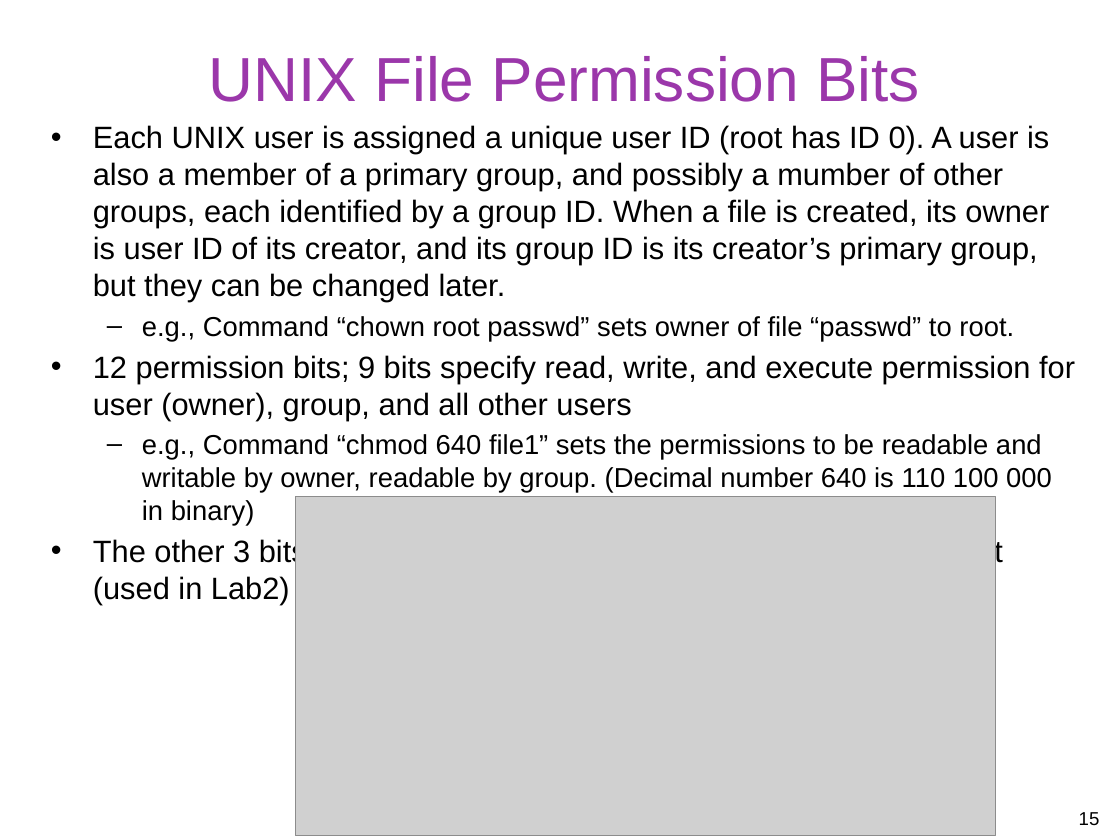
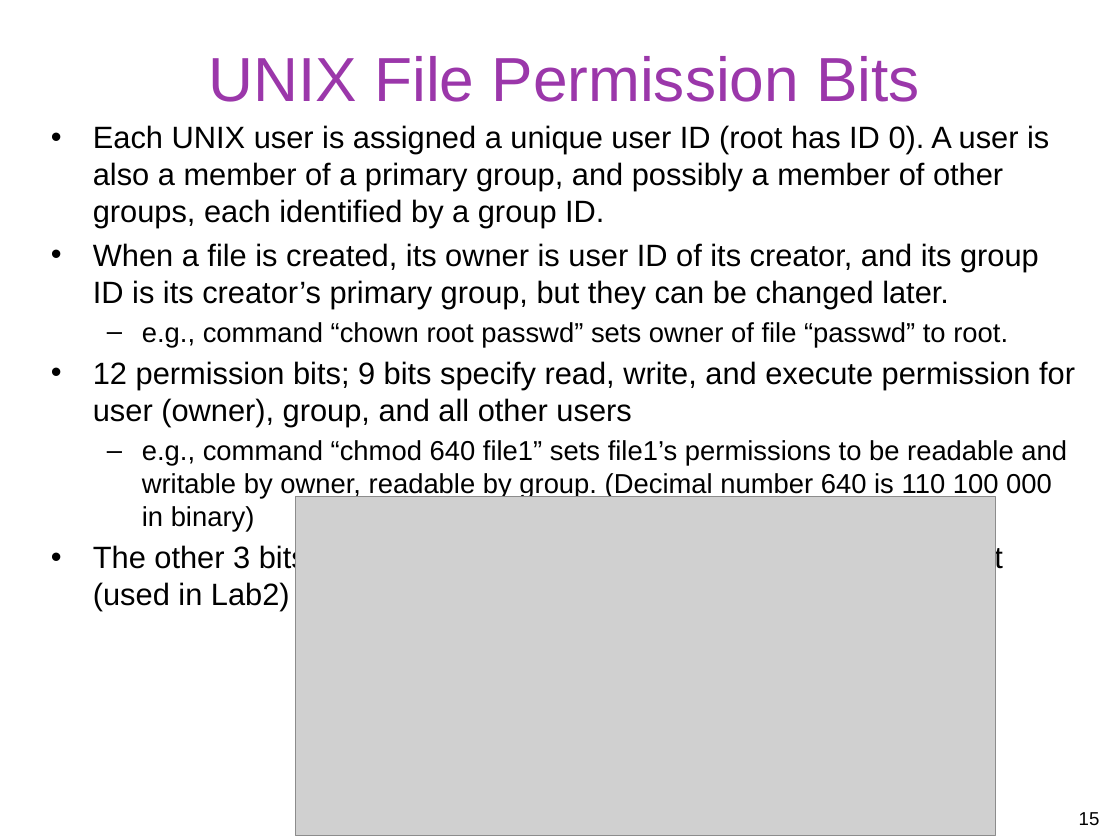
Before and after one commit to gulaoshi/gu.github.io, a slide deck: slide 15 of InfoSec/PPTs/L4-CH04-Access Control.pptx. Drawn at 1120x840 pixels with LibreOffice and Linux fonts; fonts in the diff are those of the drawing; grey boxes stand for pictures. Boxes give left, top, right and bottom in pixels: in the first picture for what was removed or moved away, otherwise in the second. Text is boxed around its words. In the diff, an @@ line names an element or a change of style, - is before the commit and + after.

Commit message:
xx

```diff
--- a/InfoSec/PPTs/L4-CH04-Access Control.pptx
+++ b/InfoSec/PPTs/L4-CH04-Access Control.pptx
@@ text at [93,125,1049,347]: text changed @@
-• Each UNIX user is assigned a unique user ID (root has ID 0). A user is also a member of a primary group, and possibly a mumber of other groups, each identified by a group ID. When a file is created, its owner is user ID of its creator, and its group ID is its creator’s primary group, but they can be changed later.
-  – e.g., Command “chown root passwd” sets owner of file “passwd” to root.
+• Each UNIX user is assigned a unique user ID (root has ID 0). A user is also a member of a primary group, and possibly a member of other groups, each identified by a group ID.
+• When a file is created, its owner is user ID of its creator, and its group ID is its creator’s primary group, but they can be changed later.
+  – e.g., command “chown root passwd” sets owner of file “passwd” to root.
@@ text at [142,440,1067,532]: text changed @@
-  – e.g., Command “chmod 640 file1” sets the permissions to be readable and writable by owner, readable by group. (Decimal number 640 is 110 100 000 in binary)
+  – e.g., command “chmod 640 file1” sets file1’s permissions to be readable and writable by owner, readable by group. (Decimal number 640 is 110 100 000 in binary)
```
Also in this commit, not shown: 4 other slides changed.
